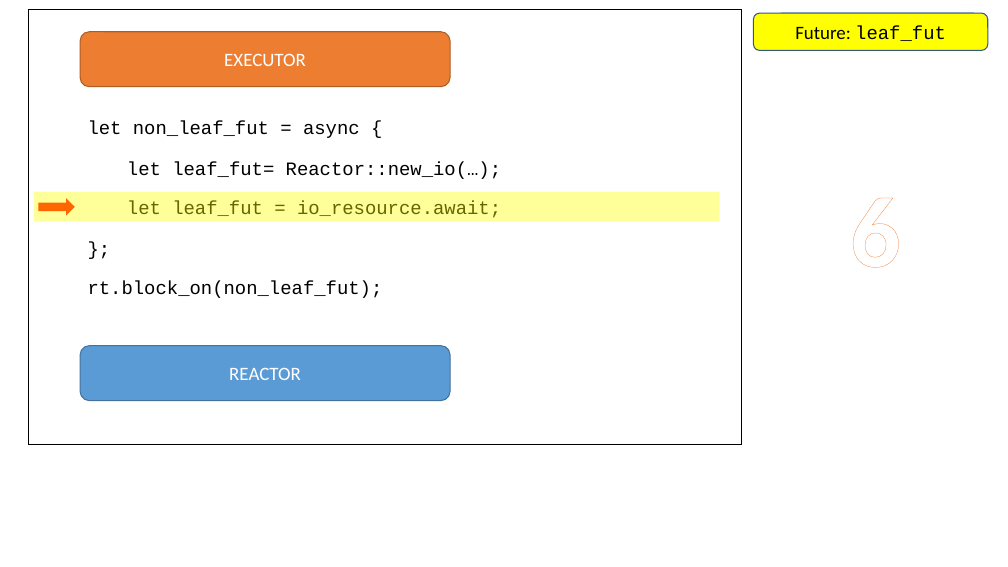
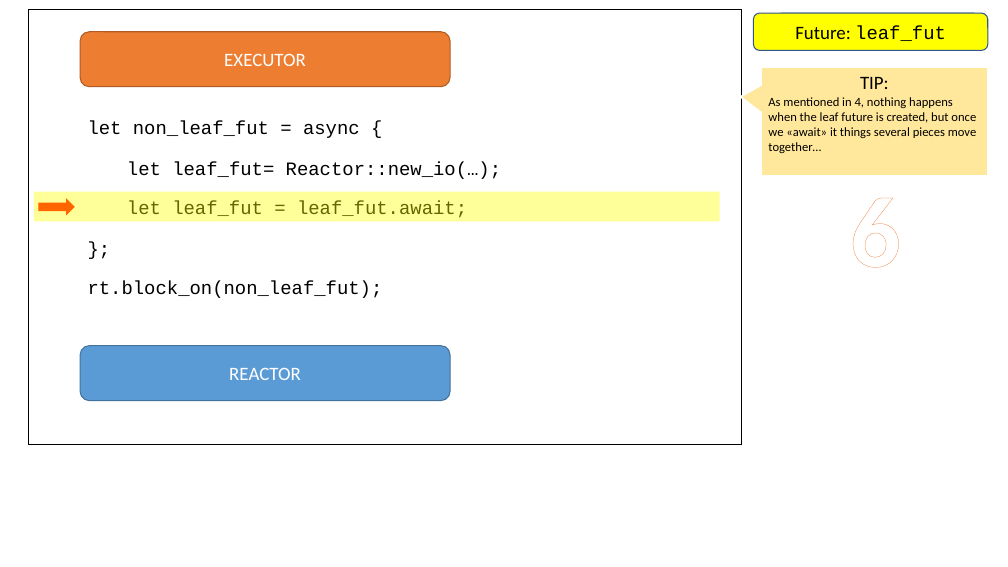
Before and after one commit to pedromfedricci/books-futures-explained, a slide deck: slide 7 of resources/futures_animation.pptx. Drawn at 1008x567 pixels with LibreOffice and Linux fonts; fonts in the diff are those of the drawing. Boxes give left, top, right and bottom in pixels: in the first picture for what was removed or moved away, otherwise in the second. Text is boxed around its words. In the diff, an @@ line names an element or a change of style, - is before the commit and + after.

```diff
--- a/resources/futures_animation.pptx
+++ b/resources/futures_animation.pptx
@@ speech box added at (x1=761, y1=67, x2=988, y2=176), fill #FFE79B, outline #FFFFFF 1.5 pt, 12 pt, text #000000 @@
+TIP:
+As mentioned in 4, nothing happens when the leaf future is created, but once we «await» it things several pieces move together…
@@ text in rectangle at (x1=127, y1=201, x2=467, y2=218): text changed @@
-let leaf_fut = io_resource.await;
+let leaf_fut = leaf_fut.await;
```
Also in this commit, not shown: 16 other slides changed, 1 slide removed, 17 other files.
